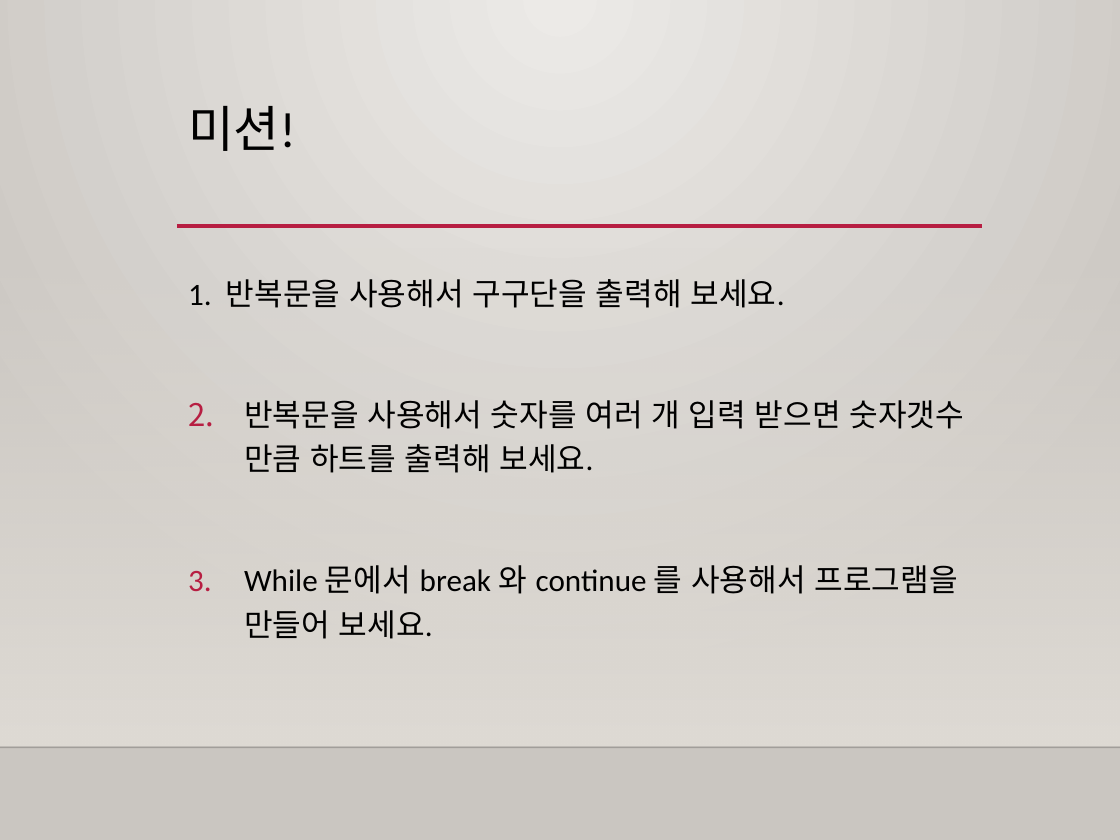
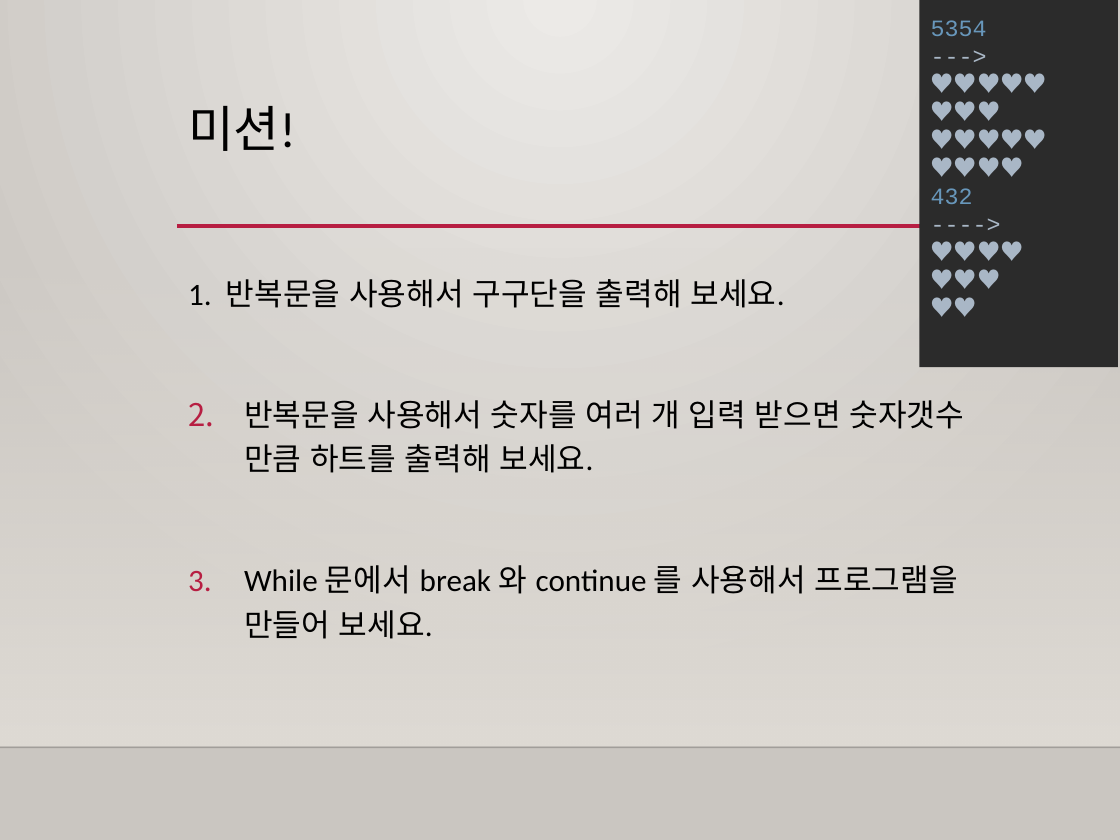
Before and after one commit to freshmea/weizman_python_class, a slide deck: slide 8 of textbook/파이썬3-2교시.pptx. Drawn at 1120x840 pixels with LibreOffice and Linux fonts; fonts in the diff are those of the drawing; background and template pictures are left out. Boxes give left, top, right and bottom in pixels: in the first picture for what was removed or moved away, otherwise in the second. Text is boxed around its words. In the diff, an @@ line names an element or a change of style, - is before the commit and + after.

```diff
--- a/textbook/파이썬3-2교시.pptx
+++ b/textbook/파이썬3-2교시.pptx
@@ rectangle added at [920, 0, 1118, 367], fill #2B2B2B, 15 pt, text #A9B7C6 @@
+5354
+--->
+♥♥♥♥♥
+♥♥♥
+♥♥♥♥♥
+♥♥♥♥
+432
+---->
+♥♥♥♥
+♥♥♥
+♥♥
```
Also in this commit, not shown: 1 other slide changed, 3 other files.
